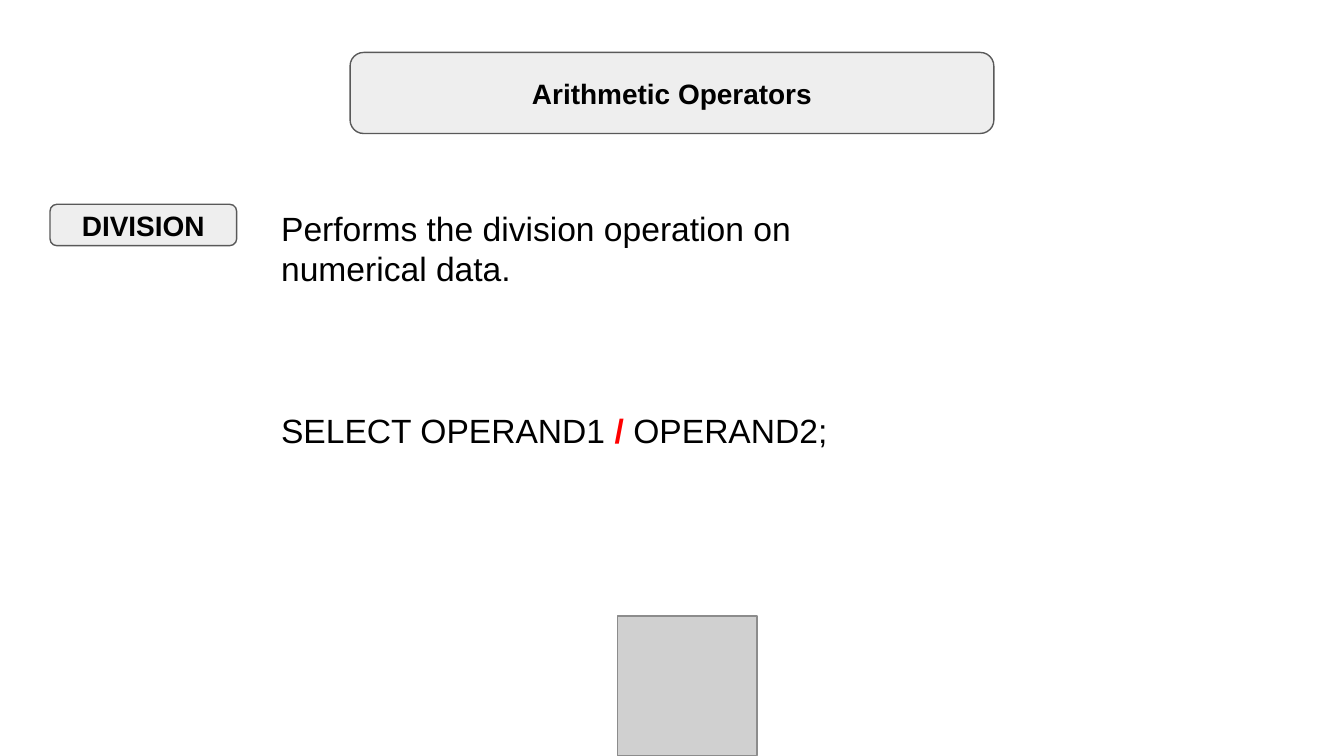
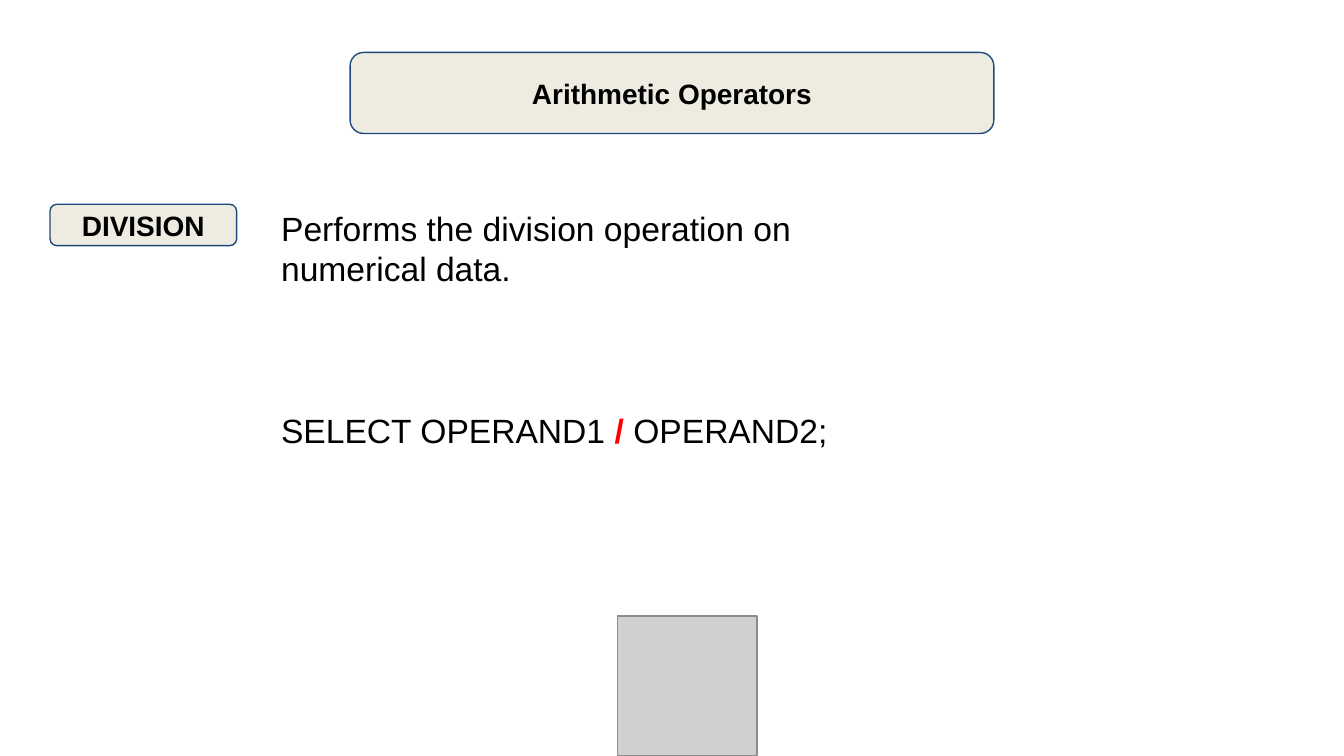
Before and after one commit to manug7/slides, a slide deck: slide 8 of sql/3 - operators/3.1 - arithmetic/slide/SQL Arithmetic Operators.odp. Drawn at 1344x756 pixels with LibreOffice and Linux fonts; fonts in the diff are those of the drawing; grey boxes stand for pictures. Boxes give left, top, right and bottom in pixels: in the first picture for what was removed or moved away, otherwise in the second. Text is boxed around its words. In the diff, an @@ line names an element or a change of style, - is before the commit and + after.

```diff
--- a/sql/3 - operators/3.1 - arithmetic/slide/SQL Arithmetic Operators.odp
+++ b/sql/3 - operators/3.1 - arithmetic/slide/SQL Arithmetic Operators.odp
@@ rounded rectangle "Arithmetic Operators" at (x1=349, y1=52, x2=993, y2=133): fill #EEEEEE to #EEECE1; outline #595959 0.74 pt to #1F497D 0.74 pt @@
@@ rounded rectangle "DIVISION" at (x1=50, y1=204, x2=237, y2=246): fill #EEEEEE to #EEECE1; outline #595959 0.74 pt to #1F497D 0.74 pt @@
```
Also in this commit, not shown: 9 other slides changed, 3 other files.
